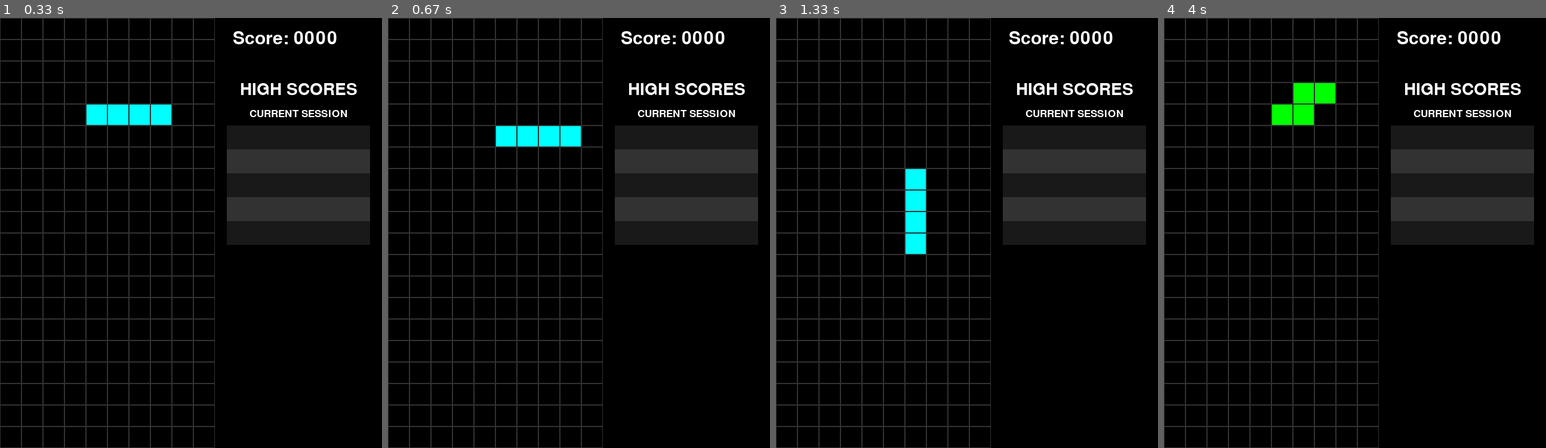
Above: before the commit, frames 1-4 (left to right).
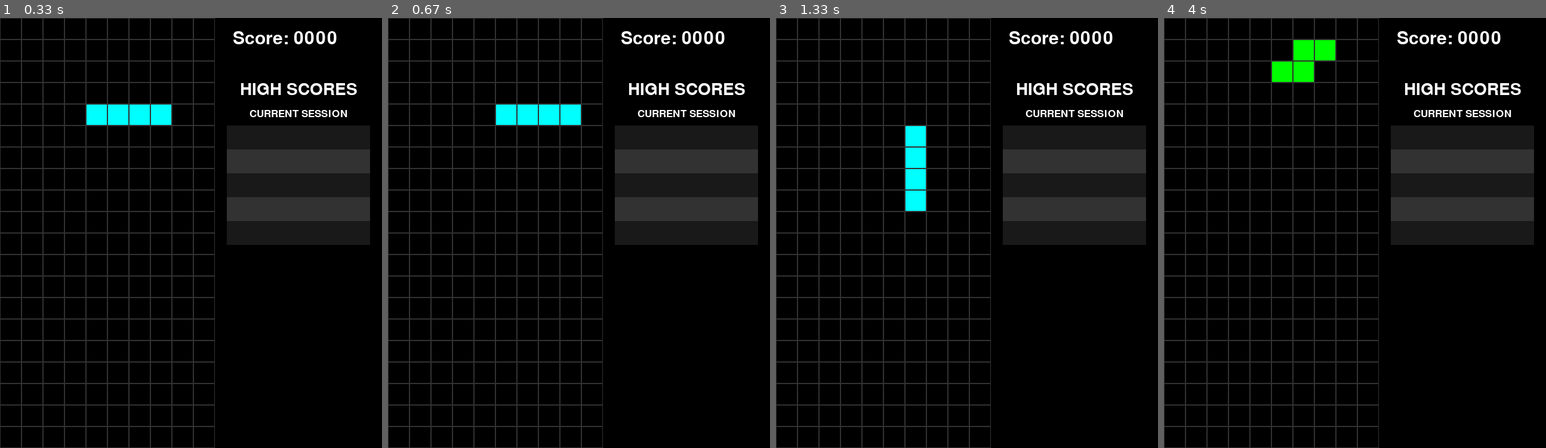
Above: after the commit, the same moments.

Repository: giorgioamasanti/--A---Traditional-DevOps-Process---AI-SE-research-internship
Game: pygame game, started from main.py
Same seed, same stepped clock (60 frames per second), same inputs: the game is played once before the commit and once after it.
Inputs:
- Up to frame 1 (0.33 s): no input
- Up to frame 2 (0.67 s): hold Right from 0.33 s (still down)
- Up to frame 3 (1.33 s): release Right at 0.8 s; hold Up 0.83-1.13 s; hold Right from 1.17 s (still down)
- Up to frame 4 (4 s): release Right at 1.63 s; hold Left 1.67-2.2 s; tap S at 1.82, 3.15 s; hold Down 2.23-2.53 s; hold Left 2.57-2.97 s; hold Up 3-3.37 s; hold Right from 3.4 s (still down)

Frame 1 is identical in both runs. In frame 2, 2.0% of the frame differs, in the area x 28-51%, y 20-30%; in frame 3, 1.0%; in frame 4, 2.0%.

Commit message:
speeding up

Diff:
--- /dev/null
+++ b/game_render/speed_up_render.py
@@ -0,0 +1,21 @@
+import sys
+import os
+
+# Add the root directory to sys.path
+sys.path.insert(0, os.path.abspath(os.path.join(os.path.dirname(__file__), '../..')))
+
+import pygame
+
+def speedUpRender(displaySurface, gridState):
+    """ Render the speed up message"""
+    transparent_background = pygame.Surface((gridState.width, gridState.height))
+    transparent_background.set_alpha(1)
+    transparent_background.fill((100,100,100))
+    displaySurface.blit(transparent_background, (0,0))
+
+    #SPEEDING UP
+    font = pygame.font.Font("freesansbold.ttf", 30)
+    speed_up_text = font.render("SPEEDING UP", True, (255,0,0), None)
+    speed_up_textRect = speed_up_text.get_rect()
+    speed_up_textRect.center = (gridState.width/2,gridState.height/2)
+    displaySurface.blit(speed_up_text, speed_up_textRect)
--- a/game_state/gridState.py
+++ b/game_state/gridState.py
@@ -6,11 +6,19 @@
 from game_state.high_score import roundScore, scoreTable
 
 #dictionary mapping the number of rows cleared to the score it adds
-scores = {0: 0,
-          1: 40,
-          2: 100,
-          3: 300,
-          4: 1200}
+rowscleared_to_scores = {0: 0,
+                        1: 40,
+                        2: 100,
+                        3: 300,
+                        4: 1200}
+
+scores_to_drop_delay = {0: 0.7,
+                        40: 0.6,
+                        200: 0.5,
+                        400: 0.4,
+                        600: 0.3,
+                        800: 0.2,
+                        1000: 0.1}
 
 class gridState:
     def __init__(self, gridShape, cellSize):
@@ -20,6 +28,8 @@
         displaySurf: instance of surface class, the surface on which we will render the grid"""
         self.gridShape = gridShape
         self.cellSize = cellSize
+        self.width = gridShape[0]*cellSize
+        self.height = gridShape[1]*cellSize
         #array to represent the grid cells
         self.array = [[0 for x in range(gridShape[0])] for y in range(gridShape[1])]
         #array to represent the solidified cells - should contain "0" for an empty cell and a capital letter to represent a filled, solid cell
@@ -29,6 +39,8 @@
 
         #the current game score
         self.score = 0
+
+        self.speedUpFlag = False
 
 
     def updateGrid(self, activePiece):
@@ -55,7 +67,7 @@
             if full:
                 full_rows.append(row)
                 #print(f"Index of row which is full: {row}")
-        self.score += scores[len(full_rows)]
+        self.score += rowscleared_to_scores[len(full_rows)]
         return full_rows
 
     def clearFullRows(self, full_rows):
@@ -69,13 +81,31 @@
         if len(full_rows) > 0:
             sfx("line_clear")
 
-    def rowClear(self):
+    def getNewDropTime(self):
+        delay = 0
+        for i in sorted(scores_to_drop_delay.keys()):
+            if self.score >= i:
+                delay = scores_to_drop_delay[i]
+        return delay
+
+    def rowClear(self, dropTimeAttribute):
         """ Brings together checkRowClear and clearFullRows"""
         full_rows = self.checkRowClear()
-        self.clearFullRows(full_rows)
+        if len(full_rows) > 0:
+            self.clearFullRows(full_rows)
+            if self.getNewDropTime() < dropTimeAttribute:
+                self.speedUpFlag = True
 
     def gameOver(self, currentSessionScoreTable):
         roundScoreObject = roundScore(self.score)
         currentSessionScoreTable.add_score(roundScoreObject)
         self.gameState = "game over"
         print(currentSessionScoreTable.scoreObjects)
+
+
+
+    #def updateDropTime(self, dropTimeAttribute):
+        newDropTime = self.getNewDropTime()
+        dropTimeAttribute = newDropTime
+        print(f"newDropTime: {newDropTime}")
+        print(f"dropTimeAttribute: {dropTimeAttribute}")
--- a/main.py
+++ b/main.py
@@ -1,4 +1,4 @@
-import pygame, random
+import pygame, random, time
 from game_render.gridRender import mainGameRender
 from game_state.gridState import gridState
 from game_state.activePiece import activePiece, Tetrominoes, active_colours
@@ -7,6 +7,7 @@
 from game_render.gameOverScreen import gameOverRender
 from sfx.background_music import backgroundMusic
 from game_state.high_score import scoreTable
+from game_render.speed_up_render import speedUpRender
 
 
 class main:
@@ -28,7 +29,7 @@
         #defining the commands list
         self.commands = []
         #defining the dropper timer
-        self.dropperTimer = dropperTimer(dropInterval=0.350) # was 0.5 before
+        self.dropperTimer = dropperTimer(dropInterval=0.40) # was 0.5 before
         #changing name of window
         pygame.display.set_caption("Tetris")
         #initializing background music
@@ -36,14 +37,16 @@
         #current session high score table
         self.currentSessionScoreTable = scoreTable()
         #print(f"Upon initialization: {self.currentSessionScoreTable}")
+        self.speedUpTimer = time.time() - 2
 
     def main_game_events(self):
         """ Handle user input and automated events """
         receiveInputs(self.commands, self.activePiece) # takes all the user inputs and places them onto a command stack
         executeCommands(self.commands, self.activePiece, self.gridState, self.dropperTimer, self.currentSessionScoreTable, self.b_music ) # executes the commands from the bottom of the stack - but if a collision would occur it doesn't execute the command
         self.dropperTimer.checkDrop(self.activePiece, self.gridState, self.currentSessionScoreTable) # drops the active piece by 1 row when the drop interval has passed
-        self.gridState.rowClear() # clears any full rows and moves above rows down
-
+        self.gridState.rowClear(self.dropperTimer.dropInterval) # clears any full rows and moves above rows down
+        self.dropperTimer.dropInterval = self.gridState.getNewDropTime()
+        #print(self.dropperTimer.dropInterval)
 
     def main_game_update(self):
         """ Update game state based on all the changes that just occurred"""
@@ -53,6 +56,12 @@
         """ Render game state """
         #renders the grid and other stuff for main game
         mainGameRender(self.gridState, self.displaySurf, self.currentSessionScoreTable)
+        #print(f"before flag check:{speedUpTimer}")
+        if self.gridState.speedUpFlag:
+            self.gridState.speedUpFlag = False
+            self.speedUpTimer = time.time()
+        if time.time() < self.speedUpTimer + 2:
+            speedUpRender(self.displaySurf, self.gridState)
         pygame.display.update()
 
     def gameover_events(self):
--- a/tests/test_game_state/test_gridState.py
+++ b/tests/test_game_state/test_gridState.py
@@ -38,6 +38,29 @@
             expectedArray[19][i] = 'R'
         self.assertEqual(grid.solidArray, expectedArray)
 
+    def test_getNewDropTime(self):
+        grid = gridState([10,20], 20)
+        grid.score = 0
+        self.assertEqual(grid.getNewDropTime(), 0.7)
+        grid.score = 20
+        self.assertEqual(grid.getNewDropTime(), 0.7)
+        grid.score = 100
+        self.assertEqual(grid.getNewDropTime(), 0.6)
+        grid.score = 120
+        self.assertEqual(grid.getNewDropTime(), 0.6)
+        grid.score = 200
+        self.assertEqual(grid.getNewDropTime(), 0.5)
+        grid.score = 600
+        self.assertEqual(grid.getNewDropTime(), 0.3)
+        grid.score = 800
+        self.assertEqual(grid.getNewDropTime(), 0.2)
+        grid.score = 1000
+        self.assertEqual(grid.getNewDropTime(), 0.1)
+        grid.score = 1200
+        self.assertEqual(grid.getNewDropTime(), 0.1)
+        grid.score = 0
+        self.assertEqual(grid.getNewDropTime(), 0.7)
+
 
 if __name__ == "__main__":
     unittest.main()
